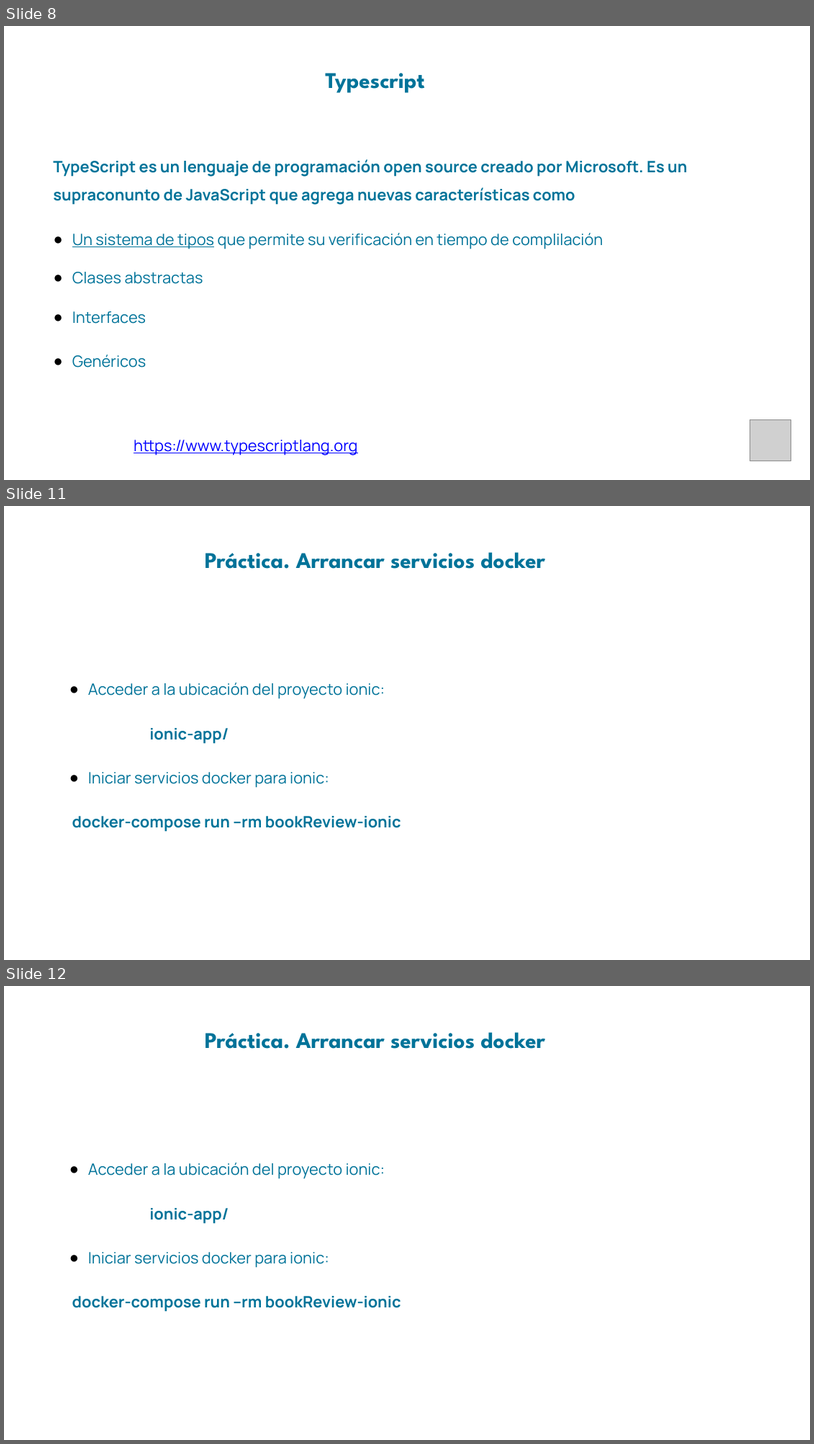
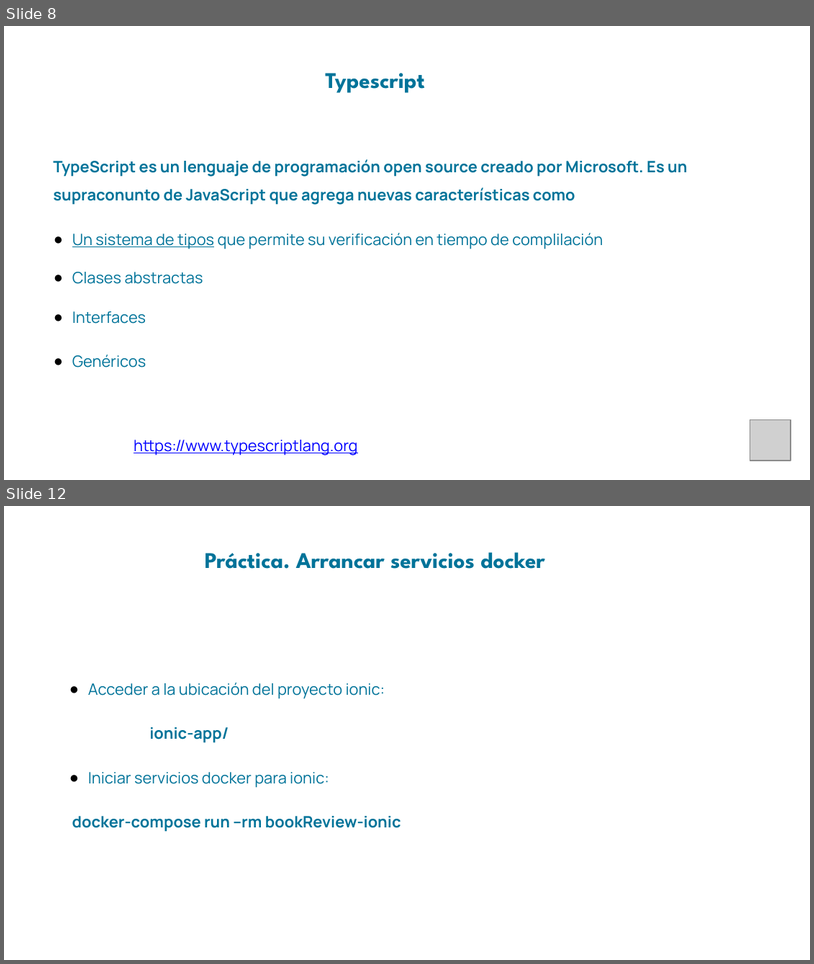
Before and after one commit to grupoinetel/curso-devops-ulpgc, a slide deck: ppt/curso-devops-ulpgc-ui.pptx. Shown one above the other, each under a label of ours: slides 8, 11 and 12 before the commit, slides 8 and 12 after it; the slides between them are not shown. The pictures are 814x1444 and 814x964 pixels, drawn with LibreOffice and Linux fonts; fonts in the diff are those of the drawing; grey boxes stand for pictures; background and template pictures are left out. Boxes give left, top, right and bottom in pixels: in the first picture for what was removed or moved away, otherwise in the second. Text is boxed around its words. In the diff, an @@ line names an element or a change of style, - is before the commit and + after.

```diff
--- a/ppt/curso-devops-ulpgc-ui.pptx
+++ b/ppt/curso-devops-ulpgc-ui.pptx
@@ slide 11 removed at (4,506,810,960), background picture (left out) @@
@@ text removed at (205,552,545,569) @@
-Práctica. Arrancar servicios docker
@@ text removed at (72,682,401,831) @@
-● Acceder a la ubicación del proyecto ionic:
-ionic-app/
-● Iniciar servicios docker para ionic:
-docker-compose run --rm bookReview-ionic
```
Also in this commit, not shown: 2 slides changed.
